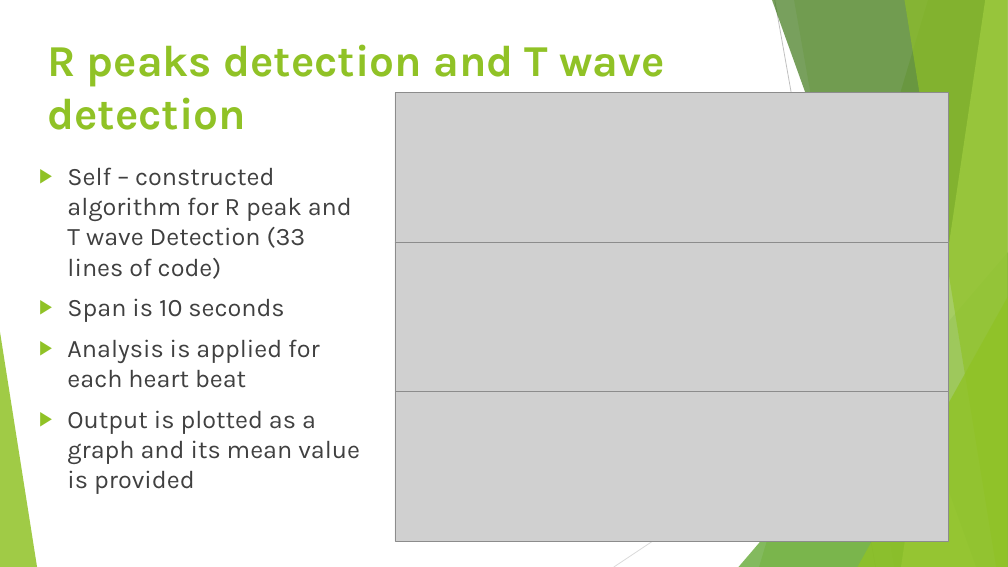
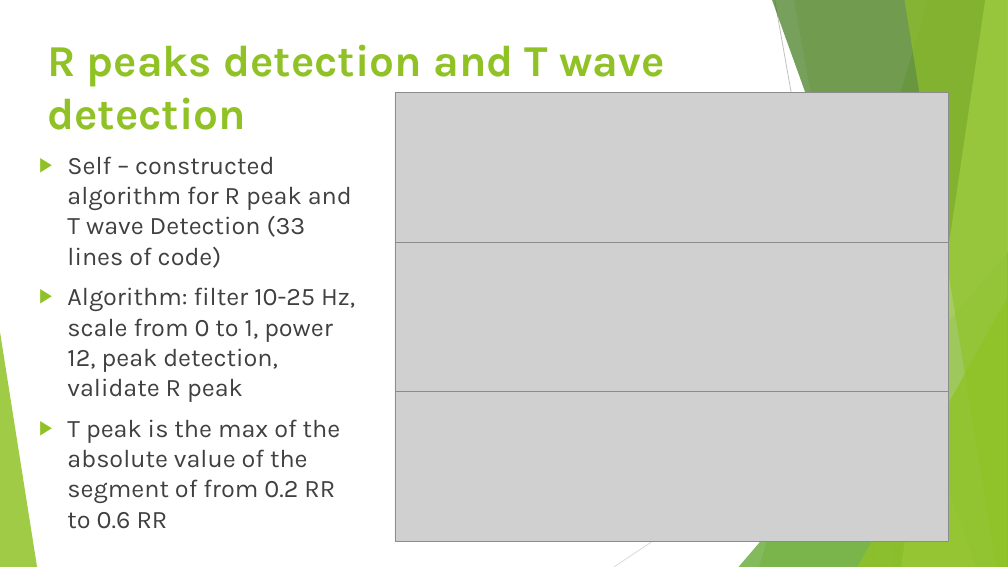
Before and after one commit to nichealpham/MY_THESIS, a slide deck: slide 10 of research/Prethesis/HK2/QUANTIFYING MYOCARDIAL DAMAGE USING ECG SIGNAL.pptx (slide 11 before the commit). Drawn at 1008x567 pixels with LibreOffice and Linux fonts; fonts in the diff are those of the drawing; grey boxes stand for pictures. Boxes give left, top, right and bottom in pixels: in the first picture for what was removed or moved away, otherwise in the second. Text is boxed around its words. In the diff, an @@ line names an element or a change of style, - is before the commit and + after.

```diff
--- a/research/Prethesis/HK2/QUANTIFYING MYOCARDIAL DAMAGE USING ECG SIGNAL.pptx
+++ b/research/Prethesis/HK2/QUANTIFYING MYOCARDIAL DAMAGE USING ECG SIGNAL.pptx
@@ text "Self – constructed algorithm for ...": place and size @@
-text "Self – constructed algorithm for ..." at (67, 167, 360, 494)
+text "Self – constructed algorithm for ..." at (67, 156, 355, 529)
@@ text at (67, 287, 355, 529): text changed @@
-▶ Span is 10 seconds
-▶ Analysis is applied for each heart beat
-▶ Output is plotted as a graph and its mean value is provided
+▶ Algorithm: filter 10-25 Hz, scale from 0 to 1, power 12, peak detection, validate R peak
+▶ T peak is the max of the absolute value of the segment of from 0.2 RR to 0.6 RR
```
Also in this commit, not shown: 10 other slides changed, 7 slides added, 2 slides removed, 3 other files.
